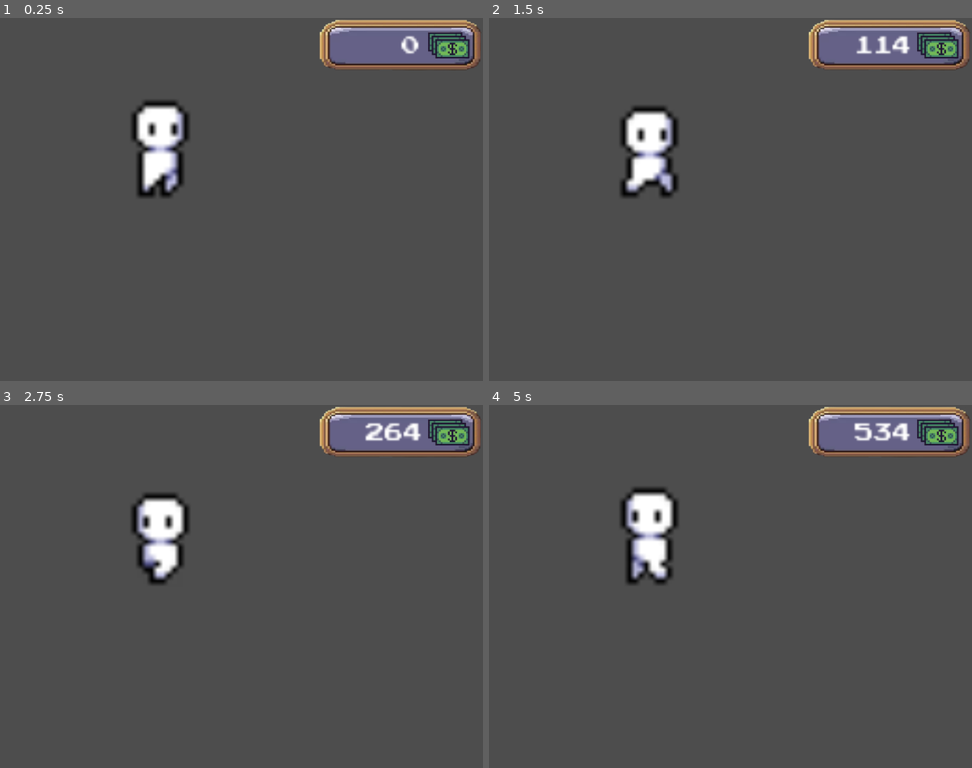
Above: before the commit, frames 1-4 (two rows, left to right).
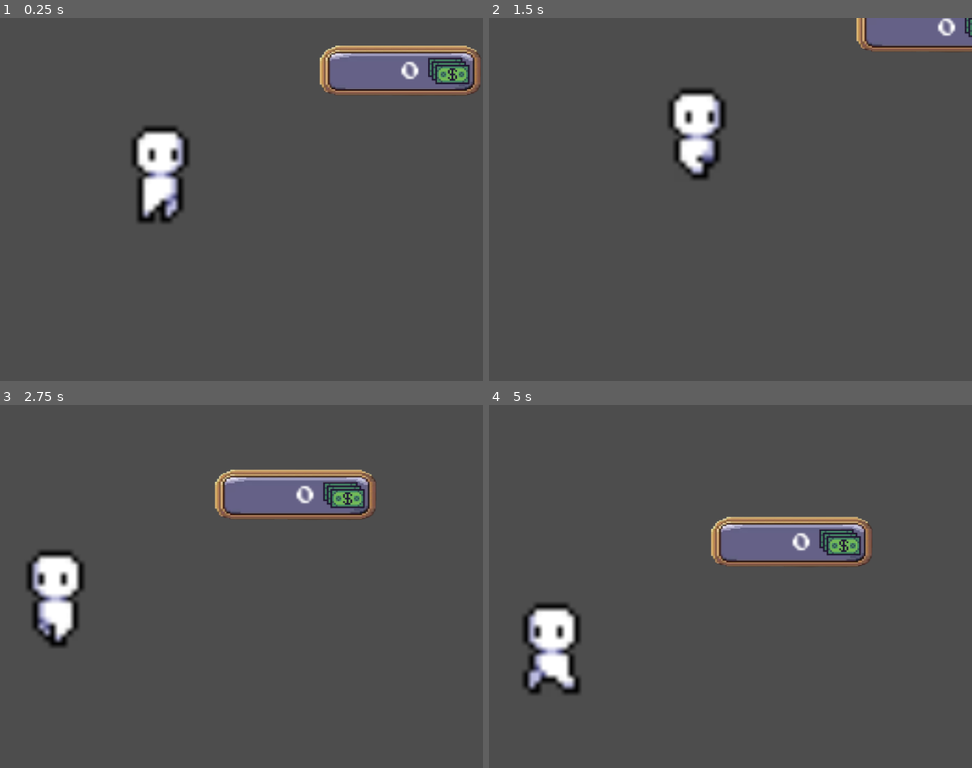
Above: after the commit, the same moments.

Repository: ggkchen/Daydream
Game: Godot game, scene res://player.tscn
Same seed, same stepped clock (60 frames per second), same inputs: the game is played once before the commit and once after it.
Inputs:
- Up to frame 1 (0.25 s): no input
- Up to frame 2 (1.5 s): tap Enter (ui_accept) at 0.5, 0.77 s; hold Right (ui_right) from 0.53 s (still down)
- Up to frame 3 (2.75 s): tap Enter (ui_accept) at 1.52 s; release Right (ui_right) at 2.03 s; hold Left (ui_left) from 2.03 s (still down)
- Up to frame 4 (5 s): release Left (ui_left) at 2.78 s; hold Right (ui_right) 2.78-4.28 s; tap Enter (ui_accept) at 3.02, 3.77, 4.52 s; hold Left (ui_left) from 4.28 s (still down)

The runs differ from the first frame. In frame 1, 9.0% of the frame differs, in the area x 27-100%, y 0-57%; in frame 2, 8.5%; in frame 3, 13%; in frame 4, 13%, in the area x 6-100%, y 0-80%.

Commit message:
fixed player physics and moving platforms

Diff:
--- /dev/null
+++ b/Assets/Scenes/Areas/button.gd
@@ -0,0 +1,13 @@
+extends Button
+
+# Called when the node enters the scene tree
+func _ready():
+	# Connect the pressed signal to the local function
+	self.pressed.connect(_on_pressed)
+
+# Function called when the button is pressed
+func _on_pressed():
+	# Load the slot machine scene
+	var new_scene = load("res://casinoScene/slot_machine_ui.tscn")
+	# Switch to the new scene
+	get_tree().change_scene_to(new_scene)
--- a/Assets/Scenes/Areas/casino.tscn
+++ b/Assets/Scenes/Areas/casino.tscn
@@ -1,8 +1,9 @@
 [gd_scene load_steps=7 format=4 uid="uid://c2hpopqn767x1"]
 
 [ext_resource type="Texture2D" uid="uid://br2u48sjoir2x" path="res://Assets/Sprites/floorTile.jpg" id="1_6k3q8"]
-[ext_resource type="PackedScene" uid="uid://cfo2u3wsuqdrv" path="res://Assets/Scenes/moving_platform_1.tscn" id="2_3wuxc"]
 [ext_resource type="PackedScene" uid="uid://b71p0iroqsc1q" path="res://player.tscn" id="3_0mhc8"]
+[ext_resource type="Texture2D" uid="uid://c06drewxwiyuh" path="res://Assets/Sprites/gameBg.jpg" id="4_hgu70"]
+[ext_resource type="Script" uid="uid://d1dbfpjaqkg0f" path="res://Assets/Scenes/Areas/button.gd" id="4_roe7i"]
 
 [sub_resource type="TileSetAtlasSource" id="TileSetAtlasSource_3wuxc"]
 texture = ExtResource("1_6k3q8")
@@ -21,16 +22,10 @@
 physics_layer_0/collision_layer = 1
 sources/3 = SubResource("TileSetAtlasSource_3wuxc")
 
-[sub_resource type="Curve2D" id="Curve2D_0mhc8"]
-resource_local_to_scene = true
-_data = {
-"points": PackedVector2Array(0, 0, 0, 0, 0, 0, 0, 0, 0, 0, 118.89996, -0.39996338)
-}
-point_count = 2
-
 [node name="Casino" type="Node2D"]
 
 [node name="TileMapLayer" type="TileMapLayer" parent="."]
+scale = Vector2(0.5, 0.5)
 tile_map_data = PackedByteArray("AAAAAAAAAwAAAAAAAAAAAAEAAwABAAAAAAABAAAAAwABAAAAAAABAAEAAwAAAAAAAAACAAAAAwAAAAAAAAACAA …(12656 unchanged characters)…
 tile_set = SubResource("TileSet_0mhc8")
 
@@ -38,8 +33,19 @@
 
 [node name="MovingPlatforms" type="Node2D" parent="."]
 
-[node name="MovingPlatform1" parent="MovingPlatforms" instance=ExtResource("2_3wuxc")]
-position = Vector2(7318.0005, -783.00037)
-scale = Vector2(10, 10)
-curve = SubResource("Curve2D_0mhc8")
-looping = true
+[node name="CanvasLayer" type="CanvasLayer" parent="."]
+layer = -1
+
+[node name="TextureRect" type="TextureRect" parent="CanvasLayer"]
+offset_right = 40.0
+offset_bottom = 40.0
+texture = ExtResource("4_hgu70")
+
+[node name="Button" type="Button" parent="."]
+offset_left = -186.0
+offset_top = -347.0
+offset_right = 196.0
+offset_bottom = -251.0
+theme_override_font_sizes/font_size = 64
+text = "GO GAMBLE"
+script = ExtResource("4_roe7i")
--- a/player.tscn
+++ b/player.tscn
@@ -86,9 +86,12 @@
 height = 18.0
 
 [node name="Player" type="CharacterBody2D"]
+platform_on_leave = 2
 script = ExtResource("1_i3pqv")
 
 [node name="Camera2D" type="Camera2D" parent="."]
+position_smoothing_enabled = true
+position_smoothing_speed = 3.0
 
 [node name="PlayerAnimator" type="Node2D" parent="." node_paths=PackedStringArray("playercontroller", "animationplayer", "sprite")]
 script = ExtResource("2_hqtel")
--- a/player_controller.gd
+++ b/player_controller.gd
@@ -2,8 +2,9 @@
 
 class_name PlayerController
 
-const SPEED = 300.0
-const JUMP_VELOCITY = -400.0
+const SPEED = 500.0
+const JUMP_VELOCITY = -900
+const GRAVITY = 1800
 var direction := 0
 var start_pos = Vector2()
 
@@ -19,7 +20,8 @@
 func _physics_process(delta: float) -> void:
 	# Add the gravity.
 	if not is_on_floor():
-		velocity += get_gravity() * delta
+		# velocity += get_gravity() * delta
+		velocity.y += GRAVITY * delta
 
 	# Handle jump.
 	if Input.is_action_just_pressed("ui_accept") and is_on_floor():
@@ -28,14 +30,18 @@
 	# Get the input direction and handle the movement/deceleration.
 	# As good practice, you should replace UI actions with custom gameplay actions.
 	direction = Input.get_axis("ui_left", "ui_right")
-	if direction:
+	#if direction:
+		#velocity.x = direction * SPEED
+		#add_money(2)
+	#else:
+		#velocity.x = move_toward(velocity.x, 0, SPEED)
+	if direction!=0:
 		velocity.x = direction * SPEED
-		add_money(2)
 	else:
 		velocity.x = move_toward(velocity.x, 0, SPEED)
 
 	#resets character
-	if position.y > 300:
+	if position.y > 1000:
 		position = start_pos
 		velocity = Vector2.ZERO
 
Not shown, added: Assets/Scenes/Areas/button.gd.uid
Binary file added: Assets/Sprites/gameBg.jpg
Not shown, added: Assets/Sprites/gameBg.jpg.import
Not shown: 1 places in player.tscn that only renumber resources
